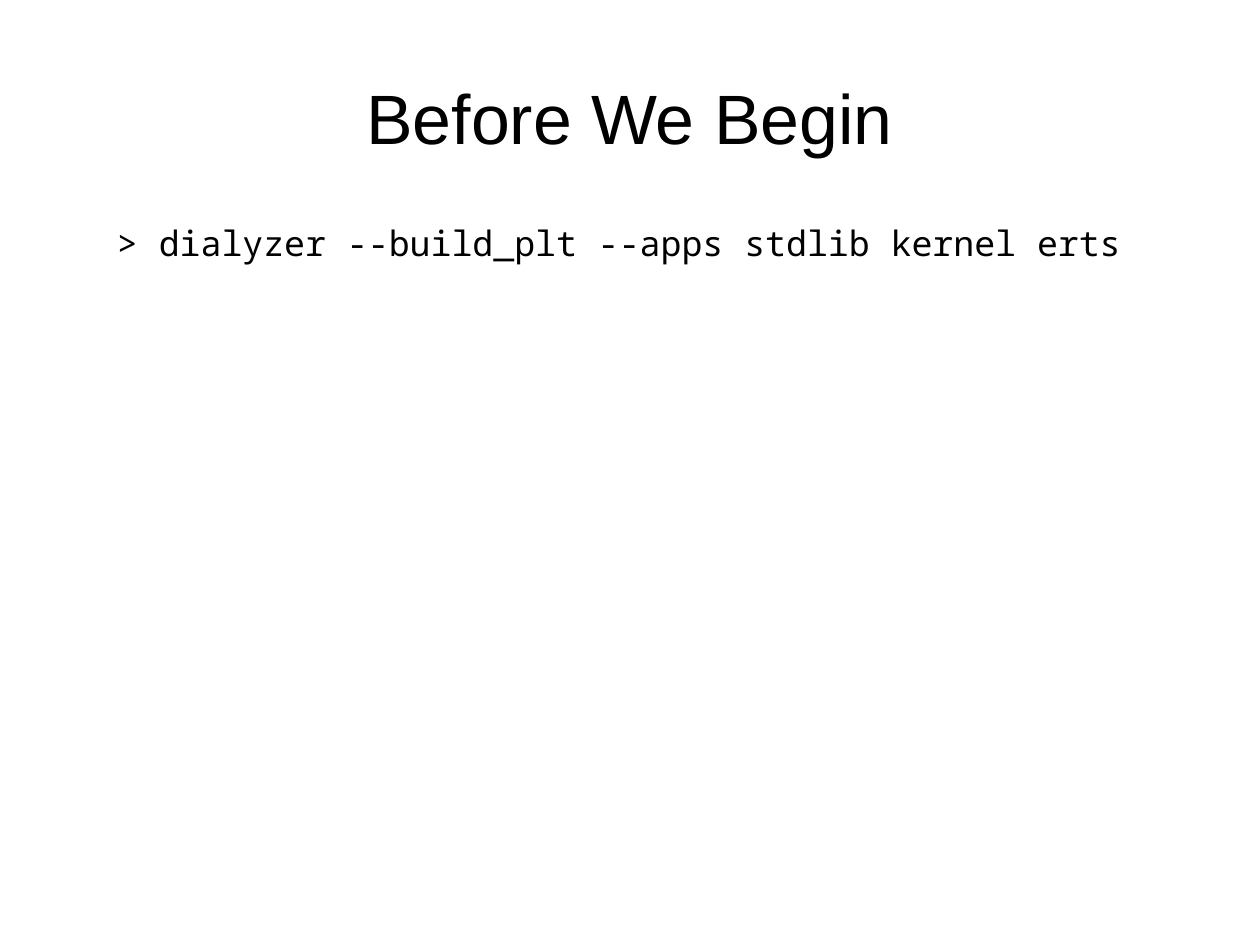
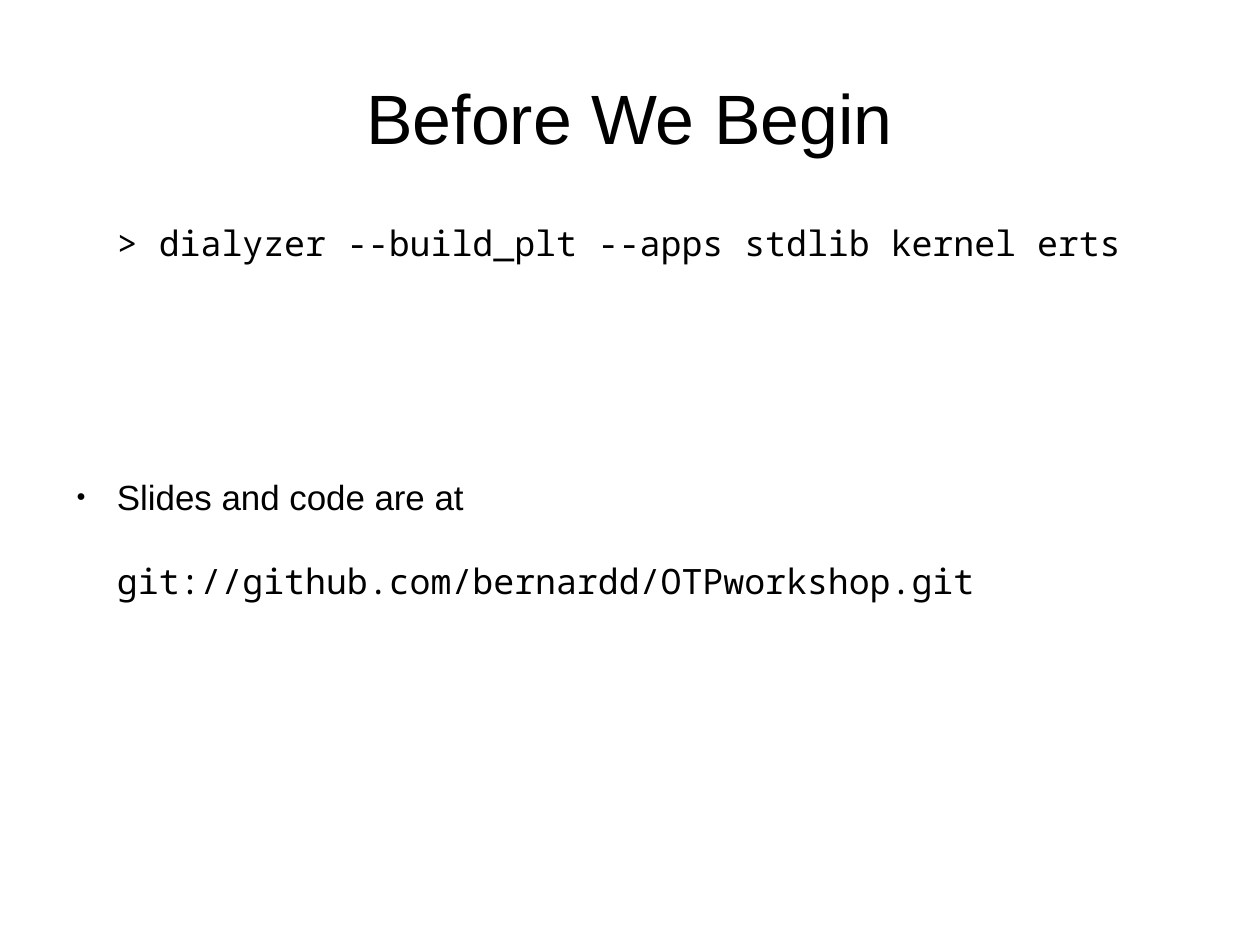
Before and after one commit to bernardd/OTPworkshop, a slide deck: slide 2 of Slides.odp. Drawn at 1260x945 pixels with LibreOffice and Linux fonts; fonts in the diff are those of the drawing. Boxes give left, top, right and bottom in pixels: in the first picture for what was removed or moved away, otherwise in the second. Text is boxed around its words. In the diff, an @@ line names an element or a change of style, - is before the commit and + after.

Commit message:
Updated slides

```diff
--- a/Slides.odp
+++ b/Slides.odp
@@ text at (117, 484, 974, 603): paragraph added @@
+● Slides and code are at
+  git://github.com/bernardd/OTPworkshop.git
```
Also in this commit, not shown: 2 other slides changed, 3 slides added.
